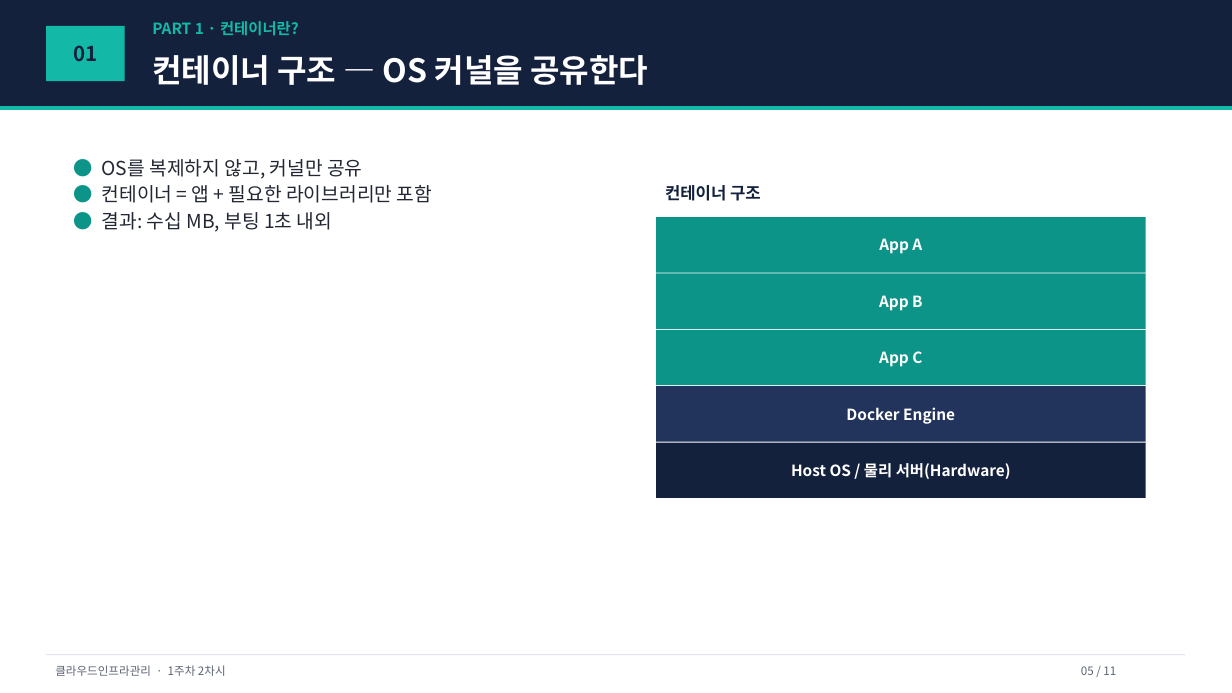
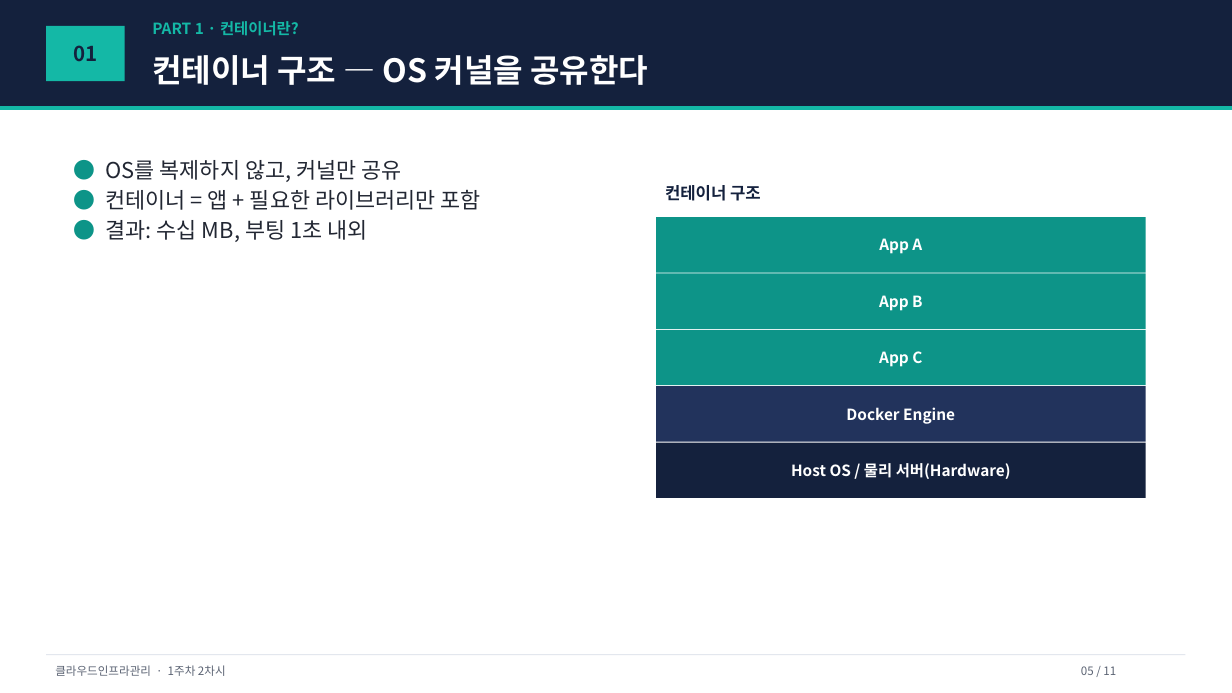
Before and after one commit to gorae-black/class, a slide deck: slide 5 of class/cloud_infra_mgmt/01주차_클라우드개념_Docker입문/01_강의자료/2차시_컨테이너와Docker아키텍처.pptx. Drawn at 1232x693 pixels with LibreOffice and Linux fonts; fonts in the diff are those of the drawing. Boxes give left, top, right and bottom in pixels: in the first picture for what was removed or moved away, otherwise in the second. Text is boxed around its words. In the diff, an @@ line names an element or a change of style, - is before the commit and + after.

```diff
--- a/class/cloud_infra_mgmt/01주차_클라우드개념_Docker입문/01_강의자료/2차시_컨테이너와Docker아키텍처.pptx
+++ b/class/cloud_infra_mgmt/01주차_클라우드개념_Docker입문/01_강의자료/2차시_컨테이너와Docker아키텍처.pptx
@@ text "● OS를 복제하지 않고, 커널만 ..." at (106, 160, 481, 242): size 15 to 17 pt @@
```
Also in this commit, not shown: 40 other files.
